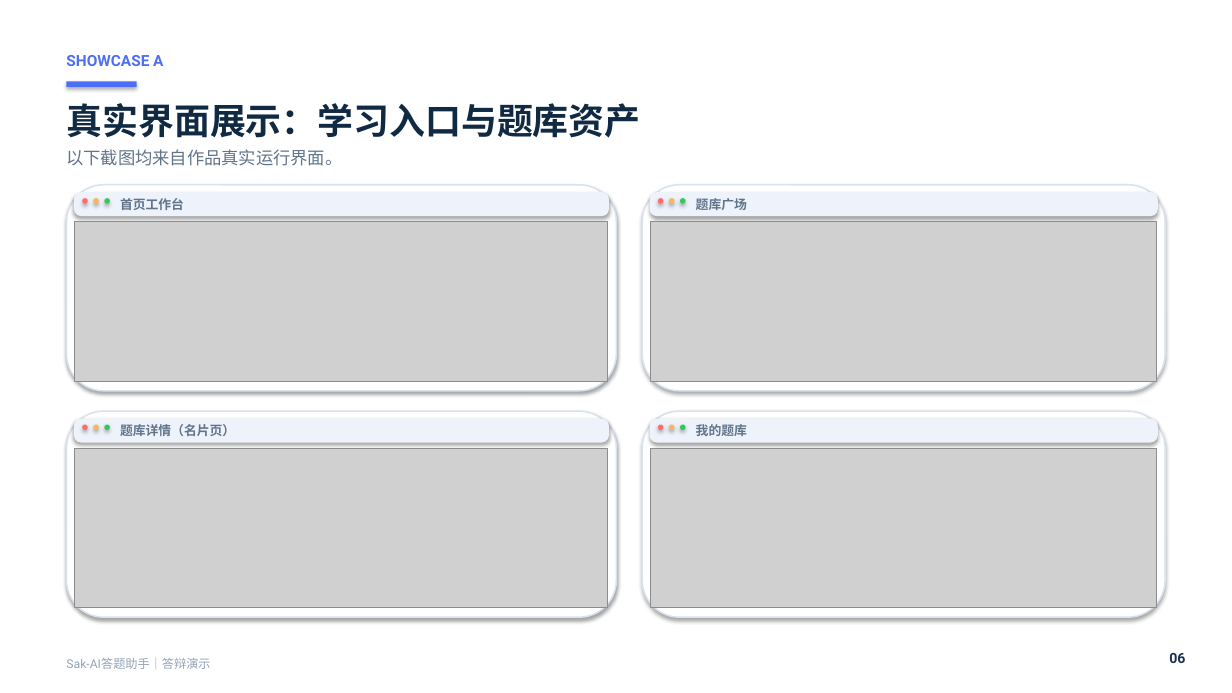
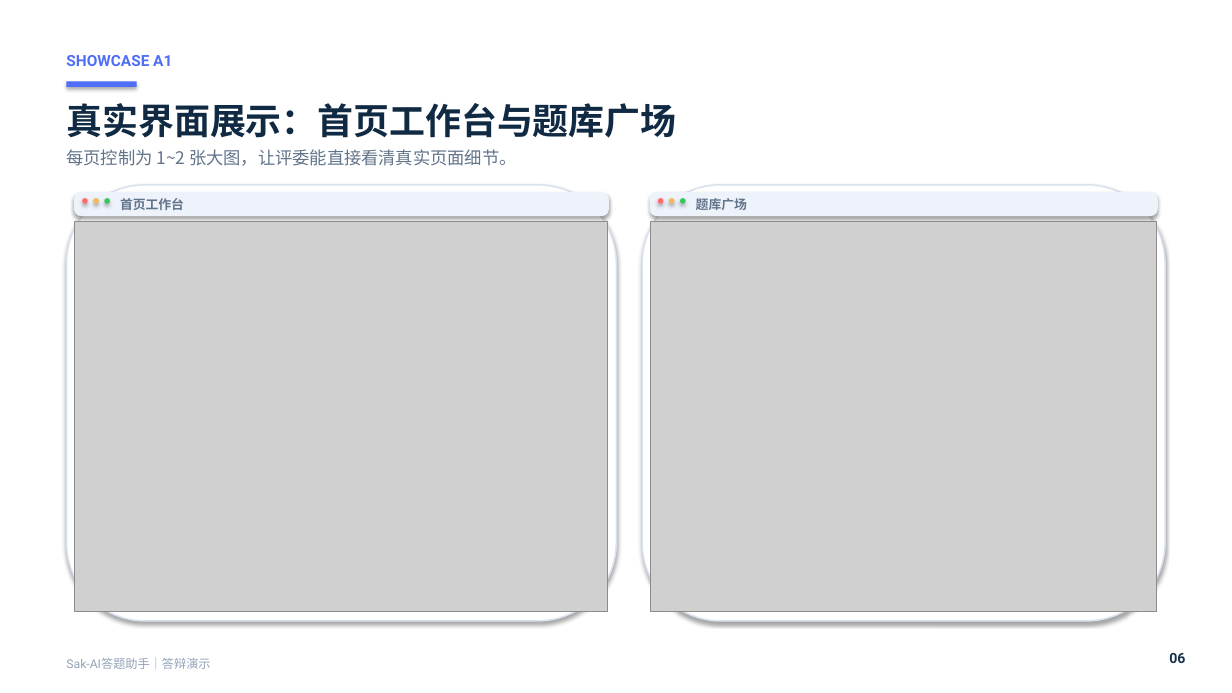
Before and after one commit to Saksk-IT/Ti, a slide deck: slide 6 of output/doc/1软件应用与开发_1Web应用与开发_Sak-AI答题助手/01作品与答辩材料/Sak-AI答题助手-答辩演示PPT.pptx. Drawn at 1232x693 pixels with LibreOffice and Linux fonts; fonts in the diff are those of the drawing; grey boxes stand for pictures; background and template pictures are left out. Boxes give left, top, right and bottom in pixels: in the first picture for what was removed or moved away, otherwise in the second. Text is boxed around its words. In the diff, an @@ line names an element or a change of style, - is before the commit and + after.

```diff
--- a/output/doc/1软件应用与开发_1Web应用与开发_Sak-AI答题助手/01作品与答辩材料/Sak-AI答题助手-答辩演示PPT.pptx
+++ b/output/doc/1软件应用与开发_1Web应用与开发_Sak-AI答题助手/01作品与答辩材料/Sak-AI答题助手-答辩演示PPT.pptx
@@ text at (66,55,172,66): text changed @@
-SHOWCASE A
+SHOWCASE A1
@@ text at (66,103,676,138): text changed @@
-真实界面展示：学习入口与题库资产
+真实界面展示：首页工作台与题库广场
@@ text at (66,149,517,166): text changed @@
-以下截图均来自作品真实运行界面。
+每页控制为 1~2 张大图，让评委能直接看清真实页面细节。
@@ rounded rectangle: place and size @@
-rounded rectangle at (67,185,616,391)
+rounded rectangle at (67,185,616,621)
@@ rounded rectangle: place and size @@
-rounded rectangle at (642,185,1165,391)
+rounded rectangle at (642,185,1165,621)
@@ picture: place and size @@
-picture at (75,222,608,382)
+picture at (75,222,608,612)
@@ picture: place and size @@
-picture at (651,222,1157,382)
+picture at (651,222,1157,612)
@@ rounded rectangle removed at (67,411,616,617) @@
@@ rounded rectangle removed at (74,419,609,443) @@
@@ rounded rectangle removed at (642,411,1165,617) @@
@@ rounded rectangle removed at (650,419,1158,443) @@
@@ picture removed at (75,448,608,608) @@
@@ ellipse removed at (82,424,88,430) @@
@@ ellipse removed at (93,424,99,430) @@
@@ ellipse removed at (104,424,110,430) @@
@@ text removed at (120,424,235,436) @@
-题库详情（名片页）
@@ picture removed at (651,448,1157,608) @@
@@ ellipse removed at (658,424,664,430) @@
@@ ellipse removed at (669,424,675,430) @@
@@ ellipse removed at (680,424,686,430) @@
@@ text removed at (696,424,747,436) @@
-我的题库
```
Also in this commit, not shown: 9 other slides changed, 4 slides added, 2 other files.
